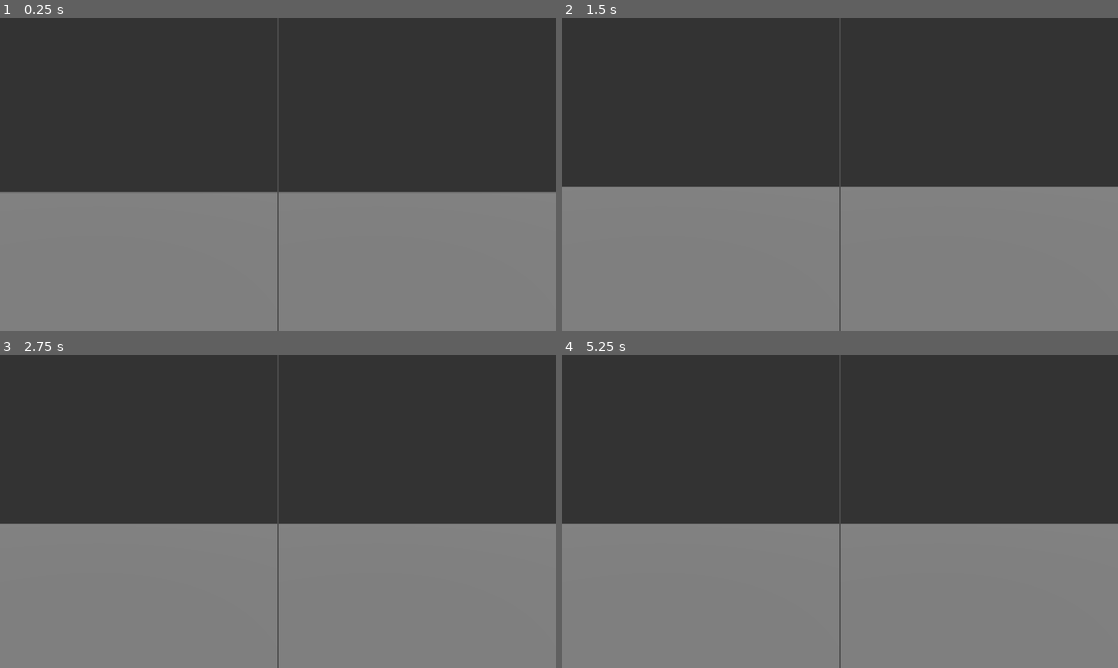
Above: before the commit, frames 1-4 (two rows, left to right).
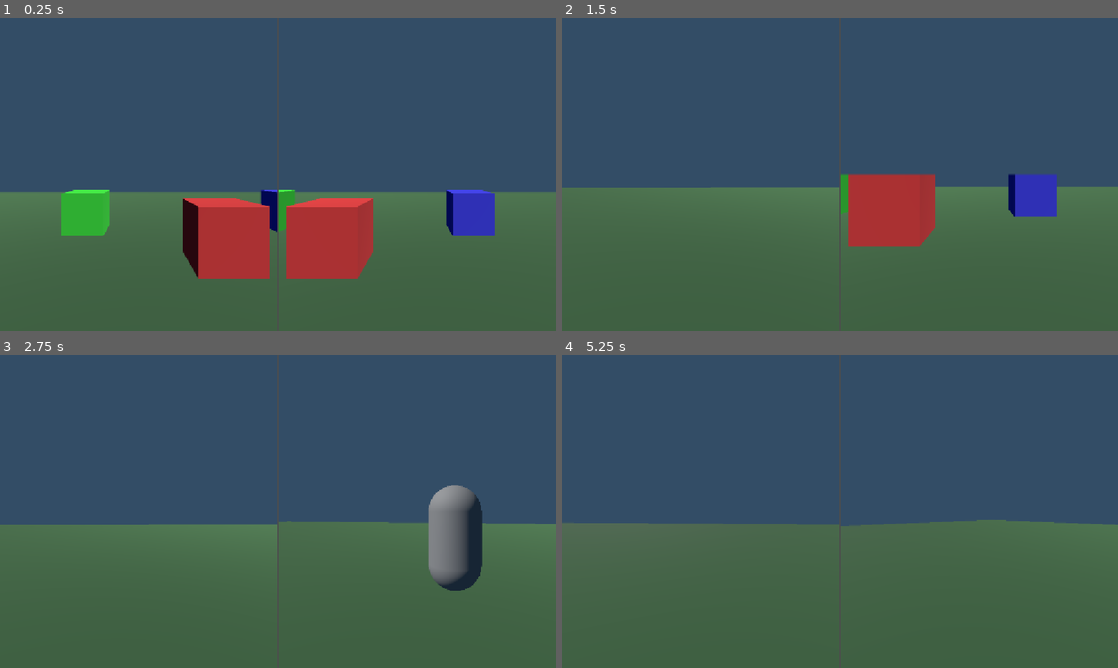
Above: after the commit, the same moments.

Repository: Badru9/camouflarge
Game: Godot game, scene res://scenes/main.tscn
The game is run twice, just before and just after one commit, with the same random seed, the same clock (stepped at 60 frames per second) and the same inputs.
Inputs:
- Up to frame 1 (0.25 s): no input
- Up to frame 2 (1.5 s): hold Q 0.53-1.28 s; tap R at 0.8, 1.35 s
- Up to frame 3 (2.75 s): tap Y at 1.55 s; tap Enter at 2 s; hold Y from 2.03 s (still down); tap P at 2.3 s
- Up to frame 4 (5.25 s): release Y at 2.78 s; tap P at 2.85 s; tap Q at 3.05 s; tap Space at 3.5 s; hold Q 3.53-4.28 s; tap R at 3.8, 4.35 s; tap Y at 4.55 s; tap Enter at 5 s; hold Y from 5.03 s (still down)

The runs differ from the first frame. In frame 1, 100% of the frame differs, in the area x 0-100%, y 0-100%; in frame 2, 100%; in frame 3, 99%; in frame 4, 100%.

Commit message:
feat: add colored reference blocks in map and simple keyboard rotation keys for testing

Diff:
--- a/scenes/map.tscn
+++ b/scenes/map.tscn
@@ -3,13 +3,41 @@
 [sub_resource type="BoxShape3D" id="BoxShape3D_floor"]
 size = Vector3(50, 1, 50)
 
+[sub_resource type="StandardMaterial3D" id="StandardMaterial3D_floor"]
+albedo_color = Color(0.25, 0.4, 0.25, 1.0)
+
 [sub_resource type="BoxMesh" id="BoxMesh_floor"]
+material = SubResource("StandardMaterial3D_floor")
 size = Vector3(50, 1, 50)
 
 [sub_resource type="Environment" id="Environment_1"]
 background_mode = 1
-background_color = Color(0.2, 0.2, 0.2, 1.0)
+background_color = Color(0.2, 0.3, 0.4, 1.0)
 ambient_light_color = Color(0.8, 0.8, 0.8, 1.0)
+
+[sub_resource type="StandardMaterial3D" id="StandardMaterial3D_red"]
+albedo_color = Color(0.8, 0.2, 0.2, 1.0)
+
+[sub_resource type="BoxMesh" id="BoxMesh_red"]
+material = SubResource("StandardMaterial3D_red")
+size = Vector3(1.5, 1.5, 1.5)
+
+[sub_resource type="StandardMaterial3D" id="StandardMaterial3D_green"]
+albedo_color = Color(0.2, 0.8, 0.2, 1.0)
+
+[sub_resource type="BoxMesh" id="BoxMesh_green"]
+material = SubResource("StandardMaterial3D_green")
+size = Vector3(1.5, 1.5, 1.5)
+
+[sub_resource type="StandardMaterial3D" id="StandardMaterial3D_blue"]
+albedo_color = Color(0.2, 0.2, 0.8, 1.0)
+
+[sub_resource type="BoxMesh" id="BoxMesh_blue"]
+material = SubResource("StandardMaterial3D_blue")
+size = Vector3(1.5, 1.5, 1.5)
+
+[sub_resource type="BoxShape3D" id="BoxShape3D_cube"]
+size = Vector3(1.5, 1.5, 1.5)
 
 [node name="Map" type="Node3D"]
 
@@ -28,3 +56,30 @@
 [node name="MeshInstance3D" type="MeshInstance3D" parent="StaticBody3D_Floor"]
 transform = Transform3D(1, 0, 0, 0, 1, 0, 0, 0, 1, 0, -0.5, 0)
 mesh = SubResource("BoxMesh_floor")
+
+[node name="Cube_Red" type="StaticBody3D" parent="." groups=["InteractableProps"]]
+transform = Transform3D(1, 0, 0, 0, 1, 0, 0, 0, 1, 0, 0.75, -5)
+
+[node name="CollisionShape3D" type="CollisionShape3D" parent="Cube_Red"]
+shape = SubResource("BoxShape3D_cube")
+
+[node name="MeshInstance3D" type="MeshInstance3D" parent="Cube_Red"]
+mesh = SubResource("BoxMesh_red")
+
+[node name="Cube_Green" type="StaticBody3D" parent="." groups=["InteractableProps"]]
+transform = Transform3D(1, 0, 0, 0, 1, 0, 0, 0, 1, -4, 0.75, -8)
+
+[node name="CollisionShape3D" type="CollisionShape3D" parent="Cube_Green"]
+shape = SubResource("BoxShape3D_cube")
+
+[node name="MeshInstance3D" type="MeshInstance3D" parent="Cube_Green"]
+mesh = SubResource("BoxMesh_green")
+
+[node name="Cube_Blue" type="StaticBody3D" parent="." groups=["InteractableProps"]]
+transform = Transform3D(1, 0, 0, 0, 1, 0, 0, 0, 1, 4, 0.75, -8)
+
+[node name="CollisionShape3D" type="CollisionShape3D" parent="Cube_Blue"]
+shape = SubResource("BoxShape3D_cube")
+
+[node name="MeshInstance3D" type="MeshInstance3D" parent="Cube_Blue"]
+mesh = SubResource("BoxMesh_blue")
--- a/scenes/player.gd
+++ b/scenes/player.gd
@@ -28,6 +28,21 @@
 	if Input.is_action_pressed(move_back):
 		input_dir.y += 1.0
 
+	# Rotasi horizontal sederhana dengan keyboard
+	var rotation_dir := 0.0
+	if player_id == 1:
+		if Input.is_key_pressed(KEY_Q):
+			rotation_dir += 1.0
+		if Input.is_key_pressed(KEY_R):
+			rotation_dir -= 1.0
+	elif player_id == 2:
+		if Input.is_key_pressed(KEY_Y):
+			rotation_dir += 1.0
+		if Input.is_key_pressed(KEY_P):
+			rotation_dir -= 1.0
+
+	rotate_y(rotation_dir * 2.5 * delta)
+
 	var direction := (transform.basis * Vector3(input_dir.x, 0, input_dir.y)).normalized()
 	if direction:
 		velocity.x = direction.x * speed
